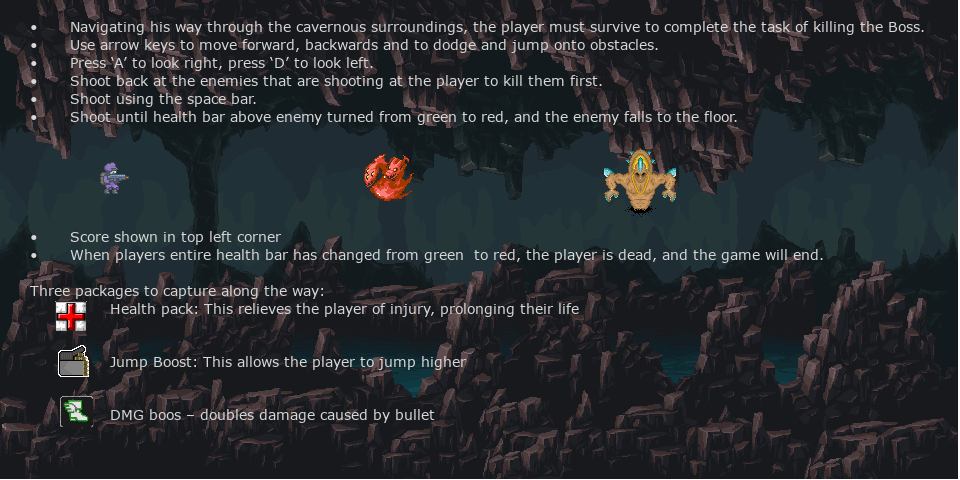
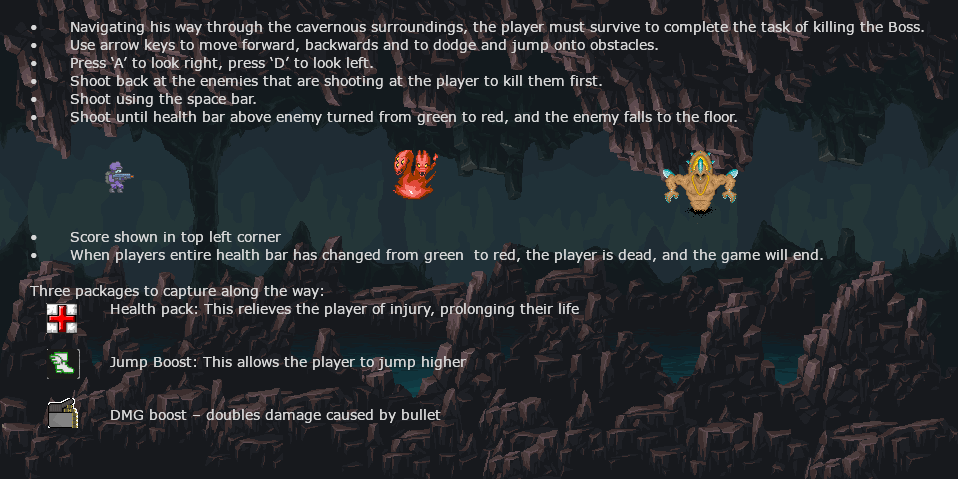
Layered file, before and after one edit (w=960, h=480). Changes by layer:
added layer "• Navigating his way through t... #1" above "• Navigating his way through t..." over 31, 21, 924, 423
painted on "• Navigating his way through t..." over 46, 148, 738, 428
